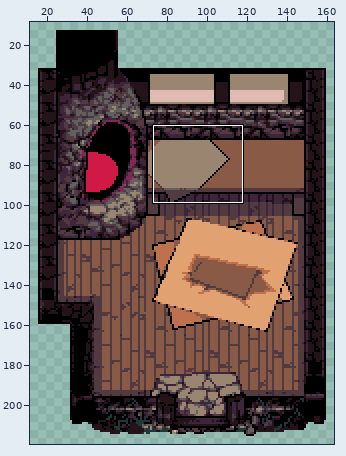
Two versions of one sprite sheet, Assets/Verden sprites/House Inside.png. Above: a wide view before the commit, with the close-up outlined.
Close-up. Before the commit:
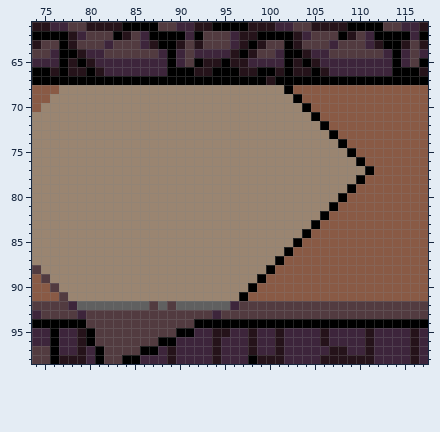
The file is 176x224 pixels. Shown: x 74..117, y 61..98. The wide view leaves out empty margins.
The result:
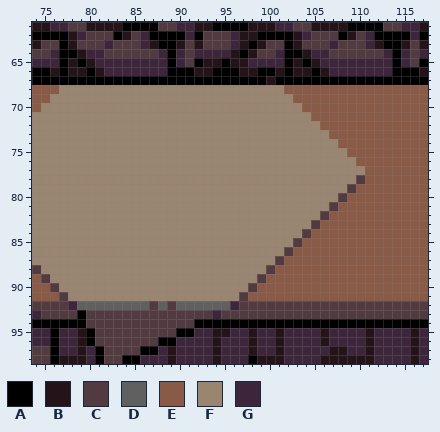
Palette (. is transparent): A #000000  B #25131a  C #523b40  D #606060  E #895a45  F #9a8571  G #3d253b
From old to new:
Changed rows in their new state; - is an unchanged pixel.
first column x 79:
68 -----------------------E---------
69 ------------------------E--------
70 -------------------------E-------
71 --------------------------E------
72 ---------------------------E-----
73 ----------------------------E----
74 -----------------------------E---
75 ------------------------------E--
76 -------------------------------E-
77 --------------------------------E
78 -------------------------------C-
79 ------------------------------C--
80 -----------------------------C---
81 ----------------------------C----
82 ---------------------------C-----
83 --------------------------C------
84 -------------------------C-------
85 ------------------------C--------
86 -----------------------C---------
87 ----------------------C----------
88 ---------------------C-----------
89 --------------------C------------
90 -------------------C-------------
91 ------------------C--------------
93 A--------------------------------
Where, in picture pixels (left, top, right, bottom), the same in both close-ups:
changed: (239, 85, 374, 301)
changed: (77, 310, 86, 319)
